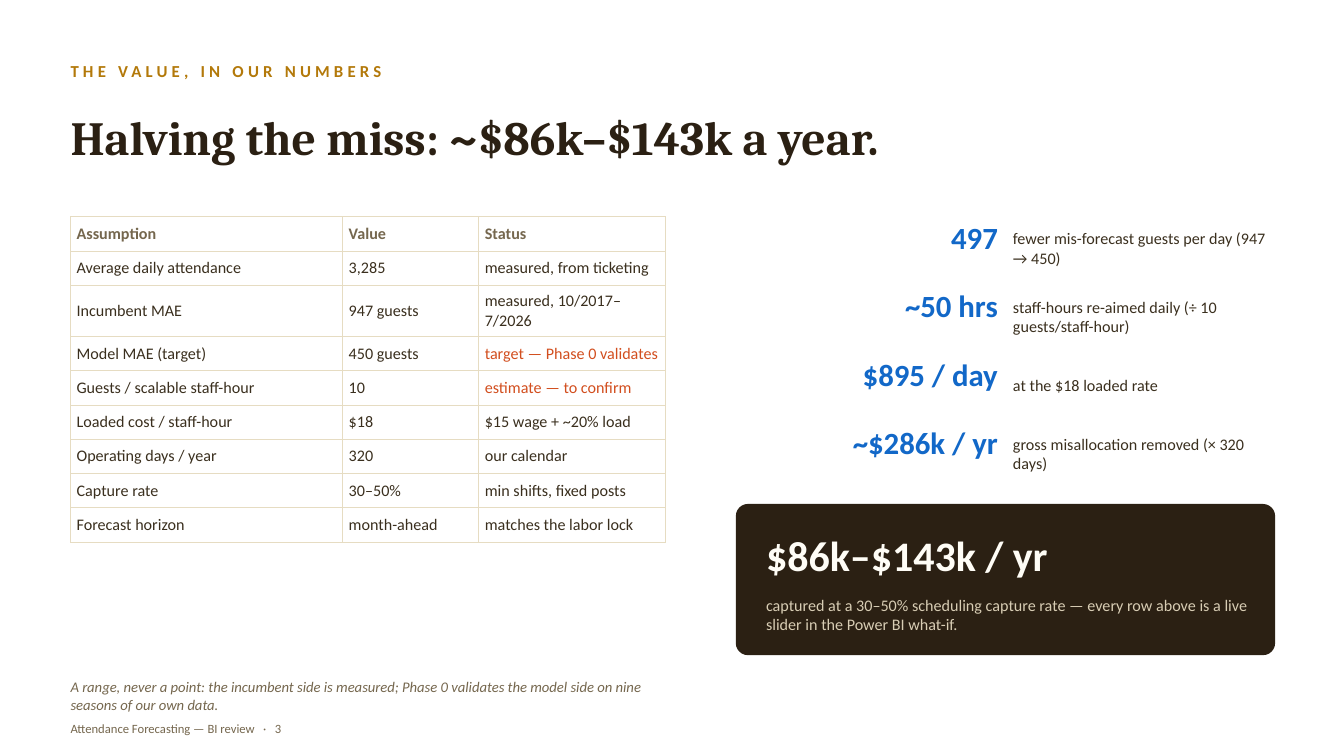
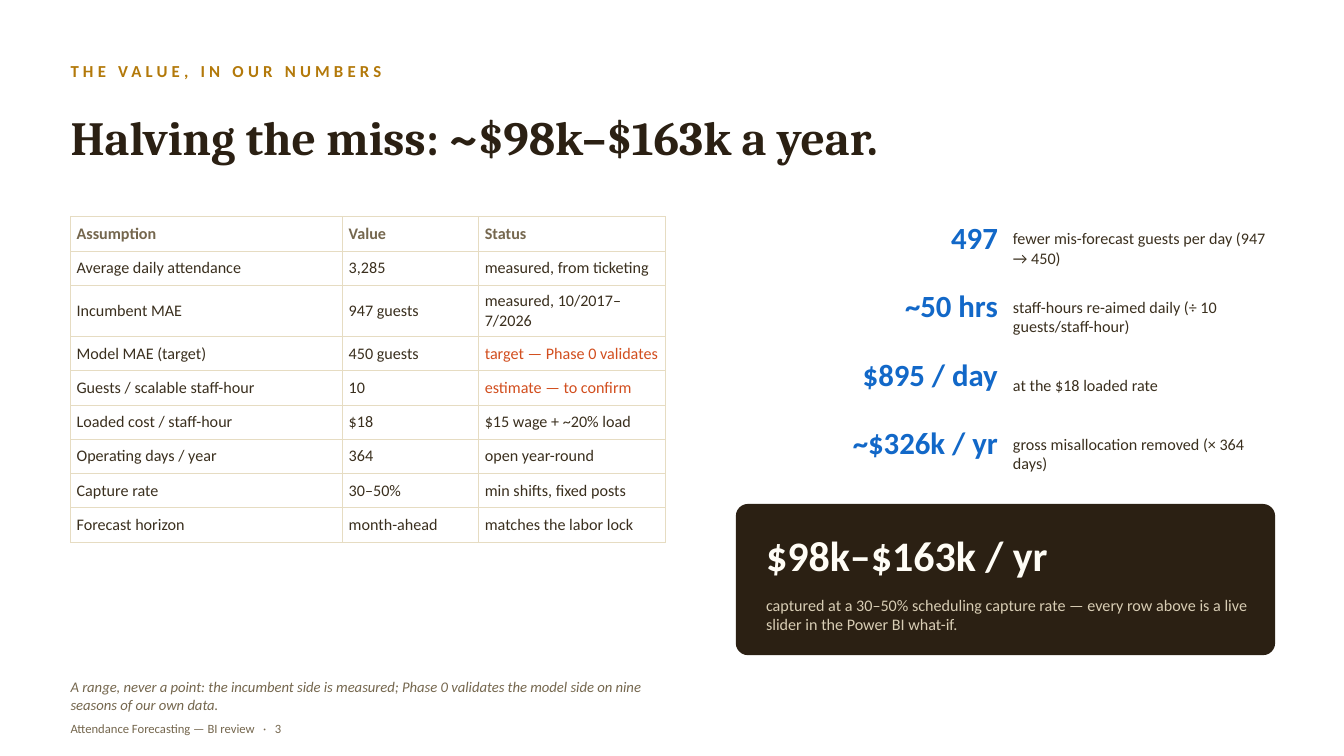
Before and after one commit to lmansf/Attendance-Projections, a slide deck: slide 3 of docs/deck/attendance-forecast-roi.pptx. Drawn at 1344x756 pixels with LibreOffice and Linux fonts; fonts in the diff are those of the drawing. Boxes give left, top, right and bottom in pixels: in the first picture for what was removed or moved away, otherwise in the second. Text is boxed around its words. In the diff, an @@ line names an element or a change of style, - is before the commit and + after.

```diff
--- a/docs/deck/attendance-forecast-roi.pptx
+++ b/docs/deck/attendance-forecast-roi.pptx
@@ text at (71, 119, 878, 165): text changed @@
-Halving the miss: ~$86k–$143k a year.
+Halving the miss: ~$98k–$163k a year.
@@ table at (71, 217, 665, 534) @@
-row 7, column 2: 320
+row 7, column 2: 364
-row 7, column 3: our calendar
+row 7, column 3: open year-round
@@ text at (853, 432, 997, 459): text changed @@
-~$286k / yr
+~$326k / yr
@@ text at (1013, 438, 1244, 472): text changed @@
-gross misallocation removed (× 320 days)
+gross misallocation removed (× 364 days)
@@ text at (766, 541, 1048, 578): text changed @@
-$86k–$143k / yr
+$98k–$163k / yr
```
Also in this commit, not shown: 2 other slides changed, 2 other files.
